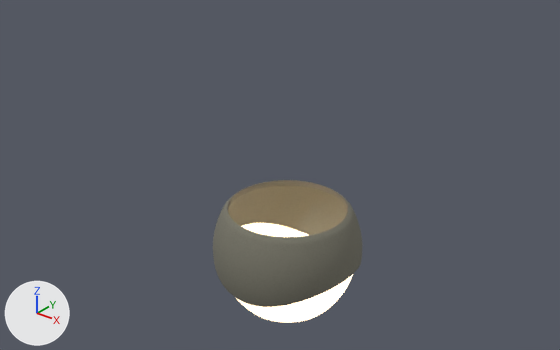
Renders of the glTF model assets/3d/set.glb from each side of a commit.
One viewpoint serves both versions: a 50 mm camera at (0.65, -0.831, 0.729) aimed at (-0.02, 0.006, 0.21). Arrows for +X, +Y and +Z are at lower left; the lights stay in place. The first picture is the older version. Vertices at exactly the same position are counted once.

The scene before the commit, as lines of its bpy script (objects in view):
```python
me_holo = bpy.data.meshes.new('Holo')
me_holo.from_pydata(...)  # 7993 vertices, 15986 faces; spans x -0.117..0.117, y -0.117..0.117, z 0.0..0.165
# faces by material slot: [10486, 5500]
me_holo.materials.append(mat_concrete_deep)  # picture img_concrete_base_jpg
me_holo.materials.append(mat_pla_lit)  # white #fffaf3, glowing beige #ffdfb1
ob_holo = bpy.data.objects.new('Holo', me_holo)
ob_holo.location = (0.0, 0.0, 0.0)
```
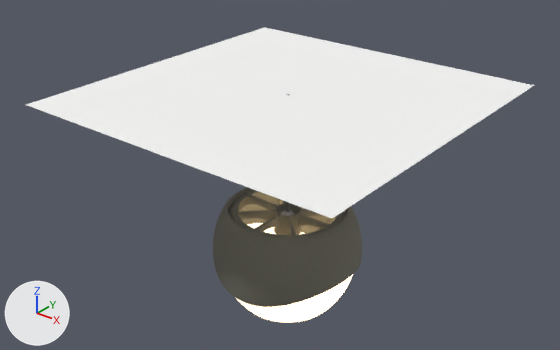
The change, as a diff of the scene's bpy script:
```diff
--- a/assets/3d/set.glb.py
+++ b/assets/3d/set.glb.py
@@ me_holo @@
-me_holo.from_pydata(...)  # 7993 vertices, 15986 faces; spans x -0.117..0.117, y -0.117..0.117, z 0.0..0.165
+me_holo.from_pydata(...)  # 33946 vertices, 67903 faces; spans x -0.26..0.26, y -0.26..0.26, z 0.0..0.347
+# me_holo part 1: a new loose piece of 12778 vertices spanning x -0.029..0.029, y -0.029..0.029, z 0.083..0.157
+# me_holo part 2: a new loose piece of 214 vertices spanning x -0.005..0.005, y -0.005..0.005, z 0.157..0.347, in mat_cable (dark grey #5f5e5c)
+# me_holo part 3: 1 vertex moved within x 0.087, y -0.064, z 0.076; 9210 vertices added at x -0.11..0.11, y -0.11..0.11, z 0.053..0.16
+# me_holo part 4: 4 vertices added at x -0.26..0.26, y -0.26..0.26, z 0.347
+# other edits to the shape of me_holo do not show in these pictures
 me_holo.materials.append(mat_concrete_deep)
 me_holo.materials.append(mat_pla_lit)
+me_holo.materials.append(mat_concrete_deep_001)  # picture img_concrete_base_jpg
+me_holo.materials.append(mat_glass_lit)  # white #fff8ef, glowing beige #ffe5bc
+me_holo.materials.append(mat_glass_lit_001)  # white #fff8ef, glowing beige #ffe5bc
+me_holo.materials.append(mat_metal_dark)  # grey #adadaf
+me_holo.materials.append(mat_metal_dark_001)  # grey #adadaf
+me_holo.materials.append(mat_cable)  # dark grey #5f5e5c
+me_holo.materials.append(mat_surface)  # white #f7f7f6
```

Where the change shows, as pixel boxes (x1, y1, x2, y2) in the pictures (560 x 350 px):
'Holo', reshaped
    before: (213, 180, 362, 323)
    after: (26, 27, 534, 323)
part 1 of me_holo, added (mostly hidden)
    after: (280, 210, 295, 216)
part 2 of me_holo, added
    after: (285, 94, 291, 212)
part 3 of me_holo, built on (brown)
    after: (228, 190, 347, 237)
part 4 of me_holo, added
    after: (26, 27, 534, 218)
